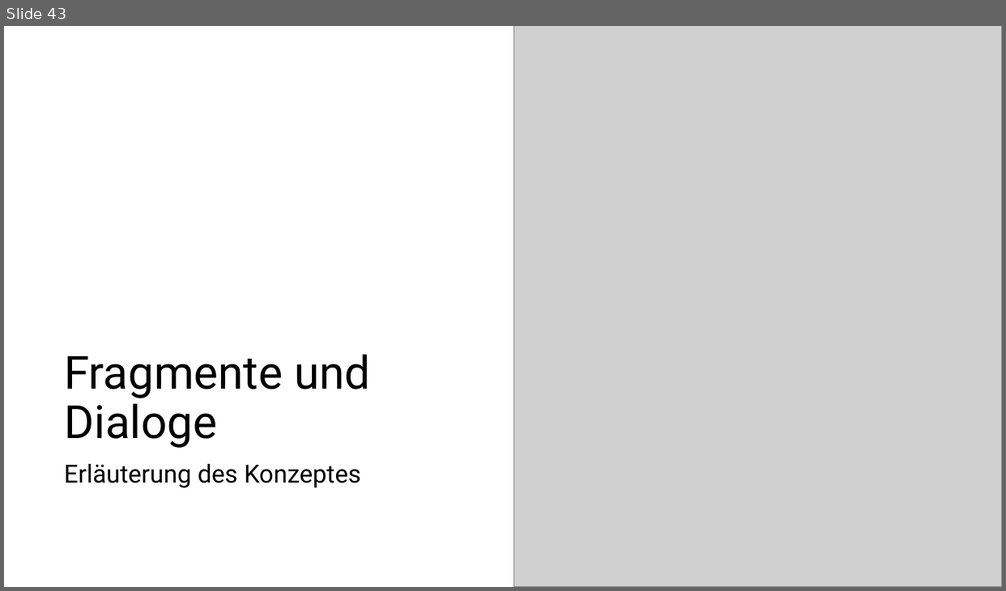
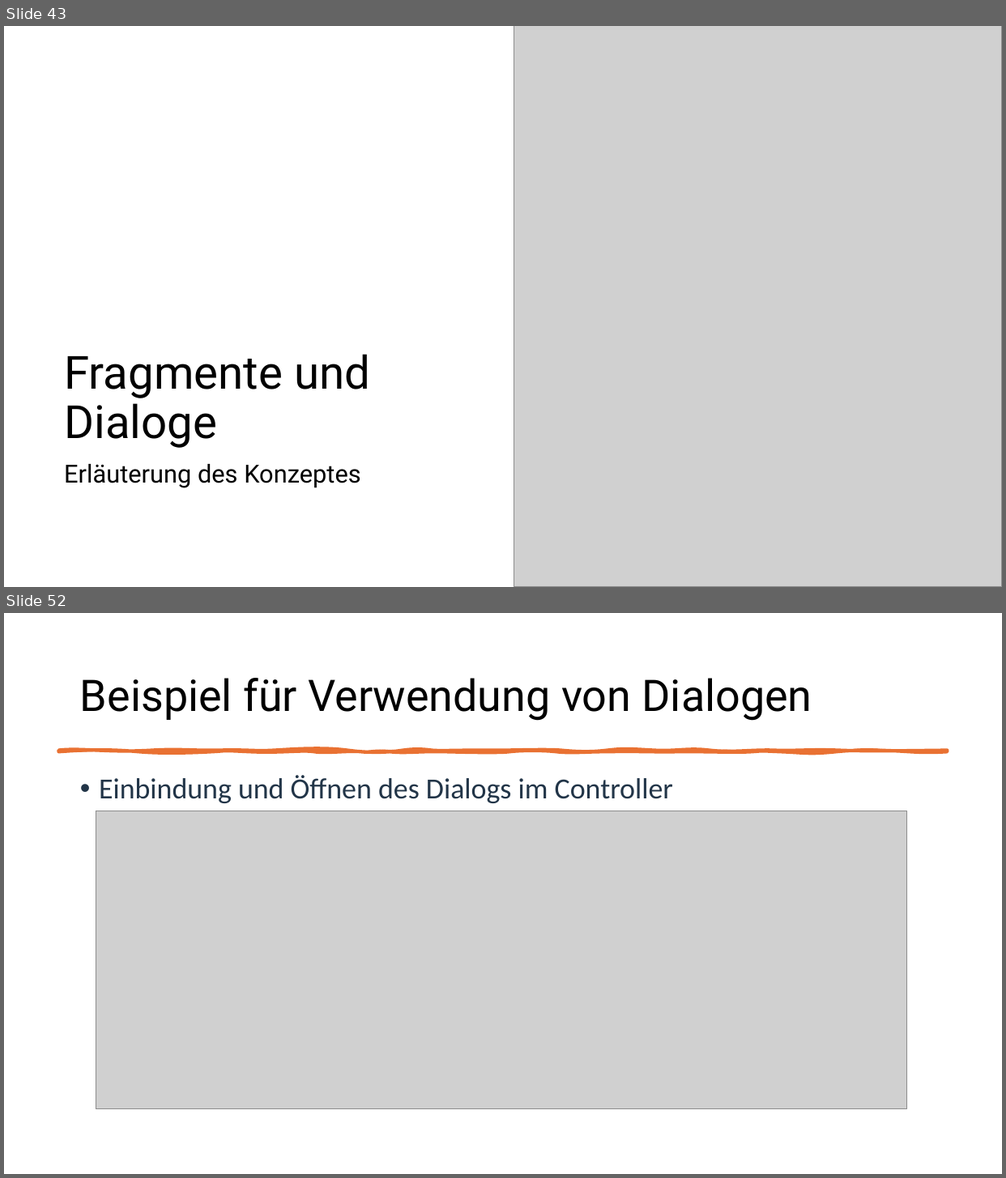
Before and after one commit to MatLange/SAPTraining, a slide deck: Tag02_SAPUI5-Fiori_DE.pptx. Shown one above the other, each under a label of ours: slide 43 before the commit, slides 43 and 52 after it; the slides between them are not shown. The pictures are 1006x591 and 1006x1178 pixels, drawn with LibreOffice and Linux fonts; fonts in the diff are those of the drawing; grey boxes stand for pictures. Boxes give left, top, right and bottom in pixels: in the first picture for what was removed or moved away, otherwise in the second. Text is boxed around its words. In the diff, an @@ line names an element or a change of style, - is before the commit and + after.

```diff
--- a/Tag02_SAPUI5-Fiori_DE.pptx
+++ b/Tag02_SAPUI5-Fiori_DE.pptx
@@ slide 52 added at (x1=4, y1=613, x2=1002, y2=1174), background #FFFFFF @@
@@ title added at (x1=80, y1=678, x2=812, y2=721), 42 pt, text #000000 @@
+Beispiel für Verwendung von Dialogen
@@ freeform shape added at (x1=58, y1=750, x2=948, y2=752), fill #E97132, outline #E97132 3.25 pt @@
@@ text added at (x1=99, y1=775, x2=673, y2=803), 28 pt, text #223548 @@
+• Einbindung und Öffnen des Dialogs im Controller
@@ picture added at (x1=96, y1=811, x2=907, y2=1110) @@
```
Also in this commit, not shown: 8 other slides added, 3 other files.
